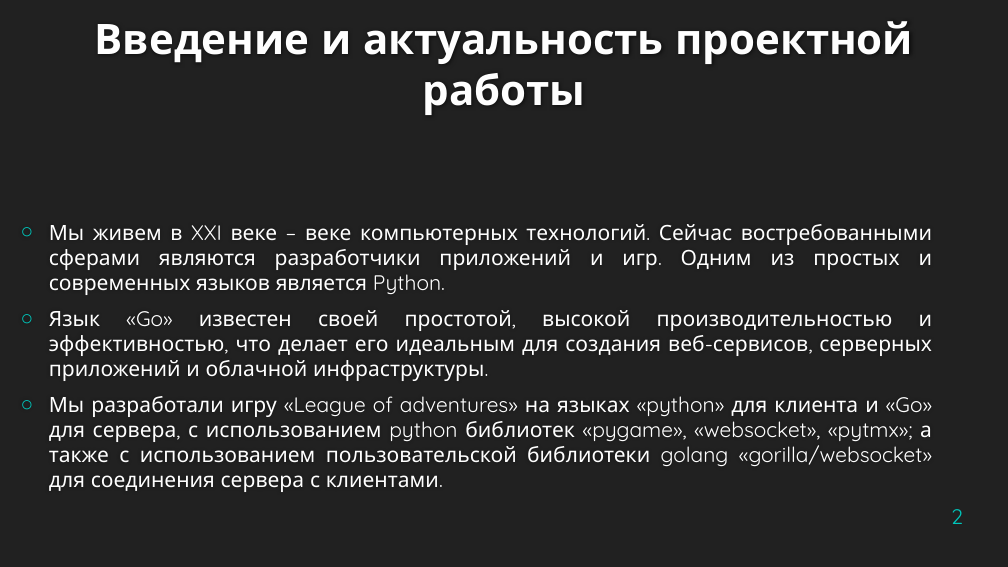
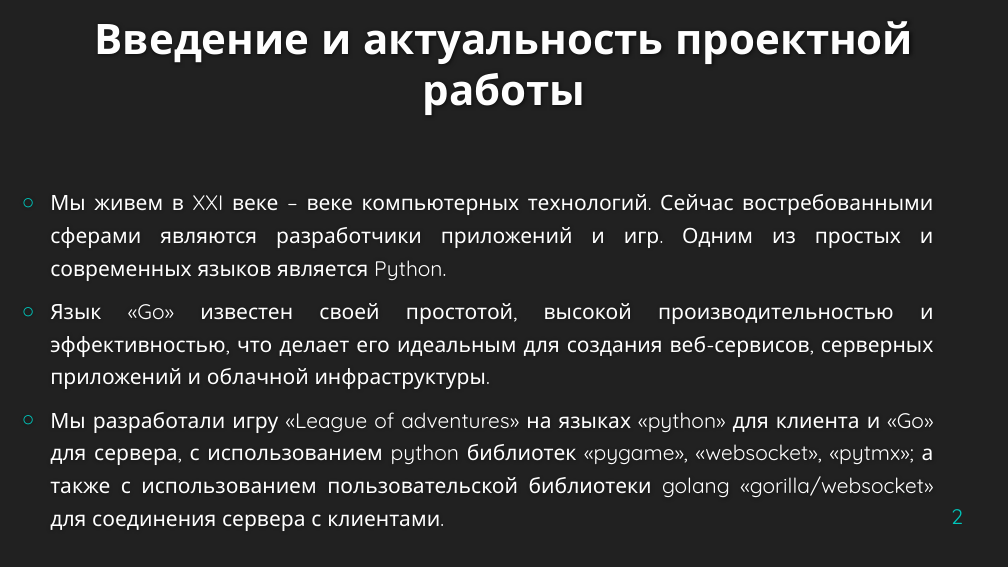
Before and after one commit to leagueofadventures/origin, a slide deck: slide 2 of Документация/origin.pptx. Drawn at 1008x567 pixels with LibreOffice and Linux fonts; fonts in the diff are those of the drawing; background and template pictures are left out. Boxes give left, top, right and bottom in pixels: in the first picture for what was removed or moved away, otherwise in the second. Text is boxed around its words. In the diff, an @@ line names an element or a change of style, - is before the commit and + after.

```diff
--- a/Документация/origin.pptx
+++ b/Документация/origin.pptx
@@ text "Мы живем в XXI веке ...": place and size @@
-text "Мы живем в XXI веке ..." at box(49, 224, 933, 492)
+text "Мы живем в XXI веке ..." at box(50, 194, 934, 531)
@@ text "Мы живем в XXI веке ..." at box(50, 194, 934, 531): line spacing 1 to 1.3 @@
```
Also in this commit, not shown: 1 other slide changed, 1 slide added, 1 other file.
